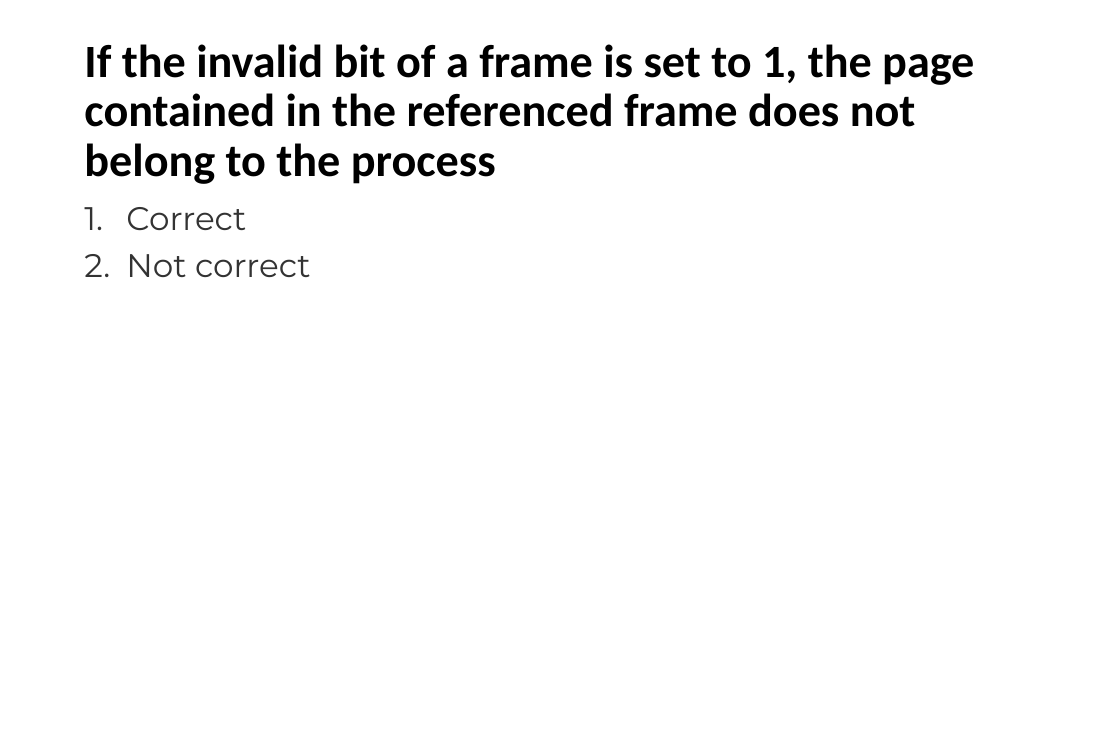
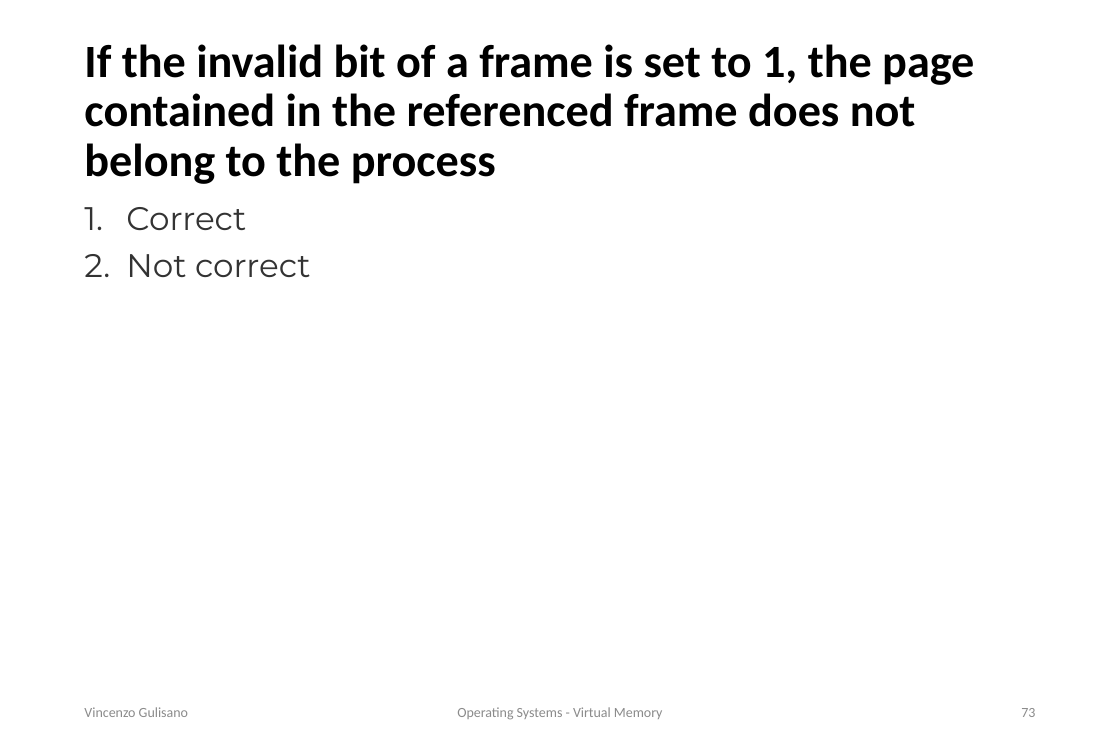
Before and after one commit to vincenzo-gulisano/os_material, a slide deck: slide 73 of slides/virtual_memory.pptx (slide 68 before the commit). Drawn at 1120x747 pixels with LibreOffice and Linux fonts; fonts in the diff are those of the drawing. Boxes give left, top, right and bottom in pixels: in the first picture for what was removed or moved away, otherwise in the second. Text is boxed around its words. In the diff, an @@ line names an element or a change of style, - is before the commit and + after.

Commit message:
changed logo, moved exercises, updated overview for lecture on virtual memory

```diff
--- a/slides/virtual_memory.pptx
+++ b/slides/virtual_memory.pptx
@@ text added at [84, 707, 188, 717], 13.5 pt, text #8C8C8C @@
+Vincenzo Gulisano
@@ text added at [457, 707, 663, 720], 13.5 pt, text #8C8C8C @@
+Operating Systems - Virtual Memory
@@ page number added at [1021, 708, 1035, 717], 13.5 pt, text #8C8C8C @@
+73
```
Also in this commit, not shown: 7 other slides changed, 7 slides added, 2 other files.
